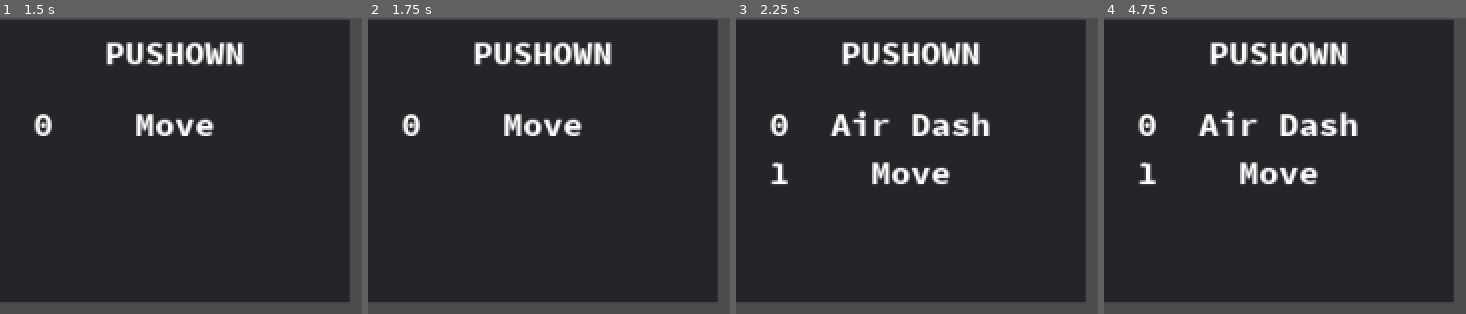
Above: before the commit, frames 1-4 (left to right).
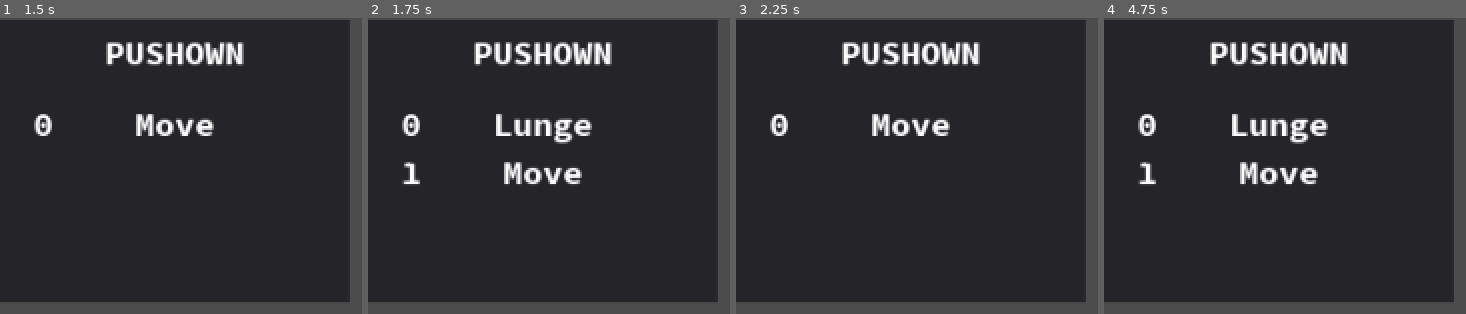
Above: after the commit, the same moments.

Repository: MTareqAzim/scratchpad
Game: Godot game, scene res://Scenes/World/World2.tscn
The game is run twice, just before and just after one commit, with the same random seed, the same clock (stepped at 60 frames per second) and the same inputs.
Inputs:
- Up to frame 1 (1.5 s): tap Enter at 0.5 s; hold K (ui_a) 0.53-1.28 s; hold Up (ui_up) from 0.53 s (still down); tap L (ui_b) at 0.8, 1.35 s
- Up to frame 2 (1.75 s): keep holding Up (ui_up); tap J (ui_x) at 1.55 s
- Up to frame 3 (2.25 s): release Up (ui_up) at 2.03 s; hold Left (ui_left) from 2.03 s (still down); hold J (ui_x) from 2.03 s (still down)
- Up to frame 4 (4.75 s): tap I (ui_y) at 2.3, 2.85 s; release J (ui_x) at 2.78 s; tap K (ui_a) at 3.05 s; release Left (ui_left) at 3.53 s; hold Down (ui_down) 3.53-4.28 s; hold K (ui_a) 3.53-4.28 s; tap L (ui_b) at 3.8, 4.35 s; hold Right (ui_right) from 4.28 s (still down); tap J (ui_x) at 4.55 s

Frame 1 is identical in both runs. In frame 2, 2.6% of the frame differs, in the area x 9-62%, y 32-57%; in frame 3, 3.2%, in the area x 9-71%, y 31-57%; in frame 4, 2.2%.

Commit message:
Fixed is_grounded() returning wrong value.

Diff:
--- a/Utils/Physics Bodies/KinematicBody2P5D.tscn
+++ b/Utils/Physics Bodies/KinematicBody2P5D.tscn
@@ -3,7 +3,7 @@
 [ext_resource path="res://Utils/Physics Bodies/kinematic_body_2p5d.gd" type="Script" id=1]
 
 [sub_resource type="RectangleShape2D" id=1]
-extents = Vector2( 15, 65 )
+extents = Vector2( 15, 15 )
 
 [sub_resource type="CircleShape2D" id=2]
 radius = 18.0
--- a/Utils/Physics Bodies/kinematic_body_2p5d.gd
+++ b/Utils/Physics Bodies/kinematic_body_2p5d.gd
@@ -73,7 +73,7 @@
 				var collision_points = _get_base_collision_points(Vector2(), collision_shape, collision_transform, height_diff)
 				if collision_points:
 					var floor_pos = collision.get_top_z_pos(collision_points)
-					if _z_pos > floor_pos:
+					if _z_pos >= floor_pos:
 						return true
 
 	#Is on a floor?
@@ -87,7 +87,8 @@
 					floor_transform)
 
 			if collision_points:
-				if _z_pos == collision.get_top_z_pos(collision_points):
+				var floor_pos = collision.get_top_z_pos(collision_points)
+				if _z_pos == floor_pos:
 					return true
 
 	#Is on global ground?
@@ -117,11 +118,8 @@
 
 func _handle_collisions(delta_movement: Vector3, delta: float) -> Vector3:
 	delta_movement = _handle_steps(delta_movement)
-	print("kinematic.gd ", "Handle steps: ", delta_movement)
 	delta_movement = _handle_floor_collisions(delta_movement)
-	print("kinematic.gd ", "Floor collisions: ", delta_movement)
 	delta_movement = _handle_wall_collisions(delta_movement, delta)
-	print("kinematic.gd ", "Wall collisions: ", delta_movement)
 
 	return delta_movement
 
